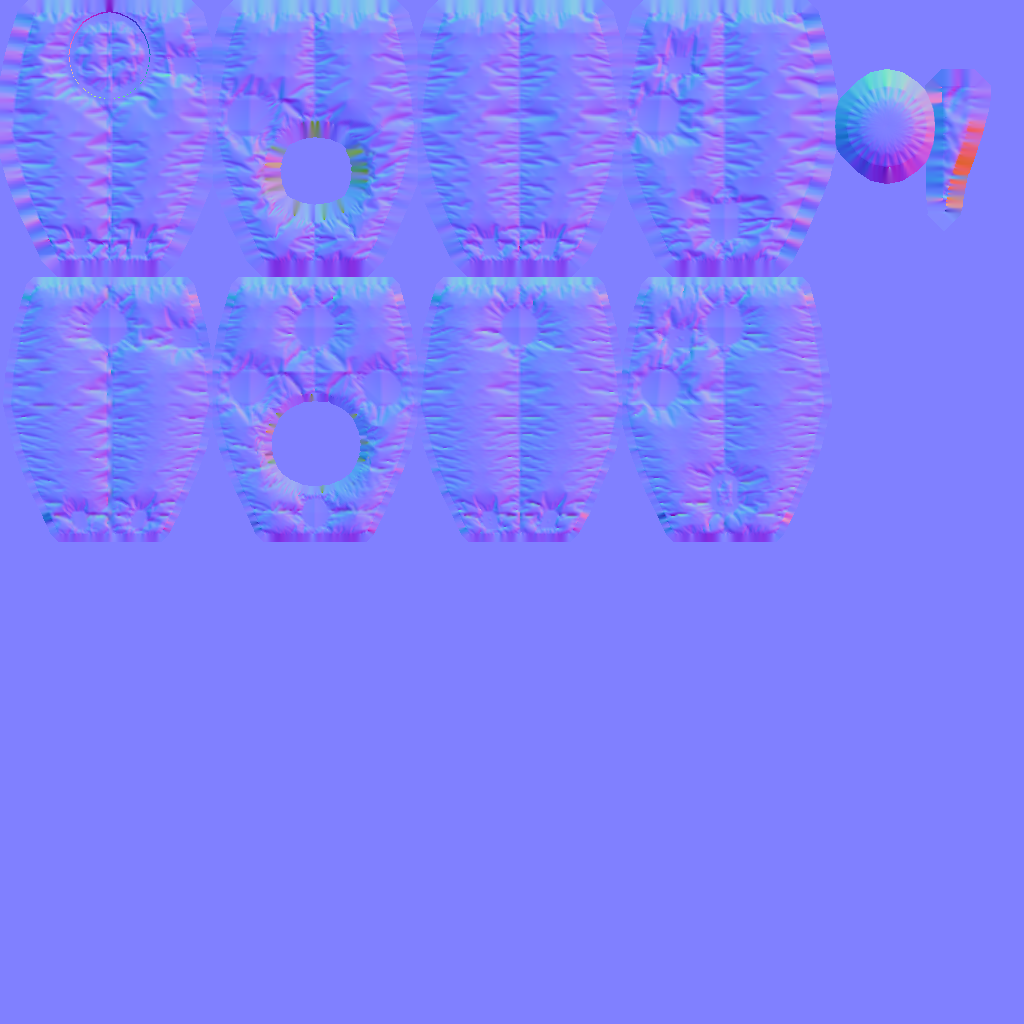
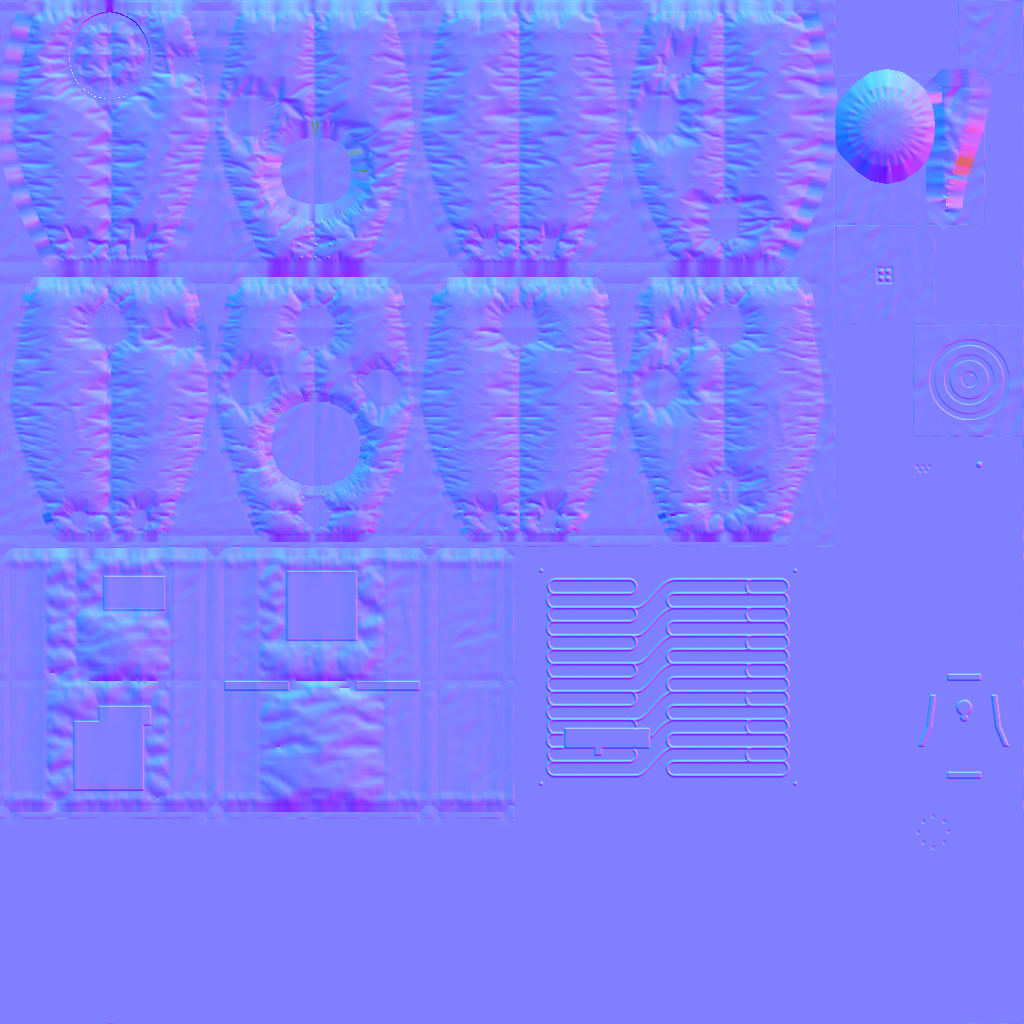
Layers edited between the first and the second 1024 × 1024 image:
added layer "Layer 2" (overlay) above "Layer 1" over [0, 0, 1024, 1024]
painted on "Layer 1" over [4, 342, 512, 812]
